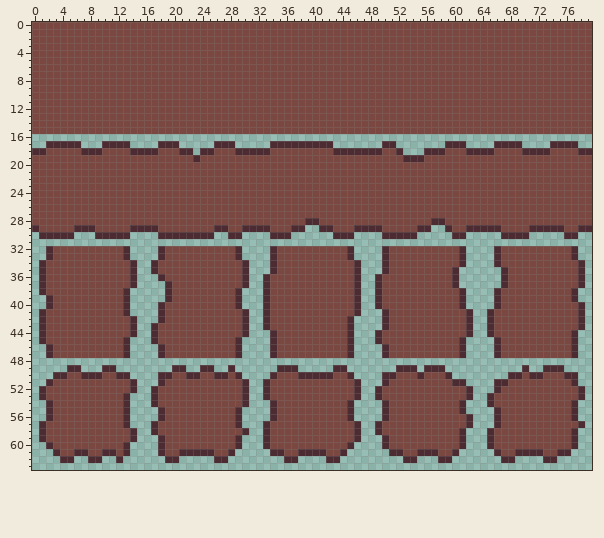
A sprite sheet gets an edit: res/textures/Map/Dirt.png. Above, as it was before the edit.
The file is 80x64 pixels.
And afterwards:
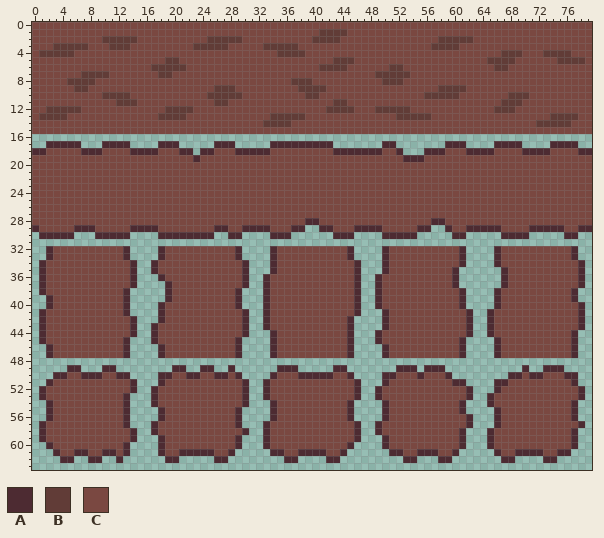
Palette (. is transparent): A #4d2b32  B #613c37  C #7a4841
What changed:
@@ x 0..79 @@
  0 CCCCCCCCCCCCCCCCCCCCCCCCCCCCCCCCCCCCCCCCCCCCCCCCCCCCCCCCCCCCCCCCCCCCCCCCCCCCCCCC
- 1 CCCCCCCCCCCCCCCCCCCCCCCCCCCCCCCCCCCCCCCCCCCCCCCCCCCCCCCCCCCCCCCCCCCCCCCCCCCCCCCC
- 2 CCCCCCCCCCCCCCCCCCCCCCCCCCCCCCCCCCCCCCCCCCCCCCCCCCCCCCCCCCCCCCCCCCCCCCCCCCCCCCCC
- 3 CCCCCCCCCCCCCCCCCCCCCCCCCCCCCCCCCCCCCCCCCCCCCCCCCCCCCCCCCCCCCCCCCCCCCCCCCCCCCCCC
- 4 CCCCCCCCCCCCCCCCCCCCCCCCCCCCCCCCCCCCCCCCCCCCCCCCCCCCCCCCCCCCCCCCCCCCCCCCCCCCCCCC
- 5 CCCCCCCCCCCCCCCCCCCCCCCCCCCCCCCCCCCCCCCCCCCCCCCCCCCCCCCCCCCCCCCCCCCCCCCCCCCCCCCC
- 6 CCCCCCCCCCCCCCCCCCCCCCCCCCCCCCCCCCCCCCCCCCCCCCCCCCCCCCCCCCCCCCCCCCCCCCCCCCCCCCCC
- 7 CCCCCCCCCCCCCCCCCCCCCCCCCCCCCCCCCCCCCCCCCCCCCCCCCCCCCCCCCCCCCCCCCCCCCCCCCCCCCCCC
- 8 CCCCCCCCCCCCCCCCCCCCCCCCCCCCCCCCCCCCCCCCCCCCCCCCCCCCCCCCCCCCCCCCCCCCCCCCCCCCCCCC
- 9 CCCCCCCCCCCCCCCCCCCCCCCCCCCCCCCCCCCCCCCCCCCCCCCCCCCCCCCCCCCCCCCCCCCCCCCCCCCCCCCC
-10 CCCCCCCCCCCCCCCCCCCCCCCCCCCCCCCCCCCCCCCCCCCCCCCCCCCCCCCCCCCCCCCCCCCCCCCCCCCCCCCC
-11 CCCCCCCCCCCCCCCCCCCCCCCCCCCCCCCCCCCCCCCCCCCCCCCCCCCCCCCCCCCCCCCCCCCCCCCCCCCCCCCC
-12 CCCCCCCCCCCCCCCCCCCCCCCCCCCCCCCCCCCCCCCCCCCCCCCCCCCCCCCCCCCCCCCCCCCCCCCCCCCCCCCC
-13 CCCCCCCCCCCCCCCCCCCCCCCCCCCCCCCCCCCCCCCCCCCCCCCCCCCCCCCCCCCCCCCCCCCCCCCCCCCCCCCC
-14 CCCCCCCCCCCCCCCCCCCCCCCCCCCCCCCCCCCCCCCCCCCCCCCCCCCCCCCCCCCCCCCCCCCCCCCCCCCCCCCC
+ 1 CCCCCCCCCCCCCCCCCCCCCCCCCCCCCCCCCCCCCCCCCBBBBCCCCCCCCCCCCCCCCCCCCCCCCCCCCCCCCCCC
+ 2 CCCCCCCCCCBBBBBCCCCCCCCCCBBBBBCCCCCCCCCCBBBBCCCCCCCCCCCCCCBBBBBCCCCCCCCCCCCCCCCC
+ 3 CCCBBBBBCCCBBBCCCCCCCCCBBBBBCCCCCBBBBBCCCCCCCCCCCCCCCCCCCBBBBCCCCCCCCCCCCCCCCCCC
+ 4 CBBBBBCCCCCCCCCCCCCCCCCCCCCCCCCCCCCBBBBCCCCCCCCCCCCCCCCCCCCCCCCCCCCBBBCCCBBBBCCC
+ 5 CCCCCCCCCCCCCCCCCCCBBCCCCCCCCCCCCCCCCCCCCCCBBBCCCCCCCCCCCCCCCCCCCBBBBCCCCCCBBBBC
+ 6 CCCCCCCCCCCCCCCCCBBBBBCCCCCCCCCCCCCCCCCCCBBBBCCCCCCBBCCCCCCCCCCCCCBBCCCCCCCCCCCC
+ 7 CCCCCCCBBBBCCCCCCCBBCCCCCCCCCCCCCCCCCCCCCCCCCCCCCBBBBBCCCCCCCCCCCCCCCCCCCCCCCCCC
+ 8 CCCCCBBBBCCCCCCCCCCCCCCCCCCCCCCCCCCCCBBBCCCCCCCCCCBBBCCCCCCCCCCCCCCCCCCCCCCCCCCC
+ 9 CCCCCCBBCCCCCCCCCCCCCCCCCCBBBCCCCCCCCCBBBBCCCCCCCCCCCCCCCCBBBBCCCCCCCCCCCCCCCCCC
+10 CCCCCCCCCCBBBBCCCCCCCCCCCBBBBBCCCCCCCCCBBCCCCCCCCCCCCCCCBBBBBCCCCCCCBBBCCCCCCCCC
+11 CCCCCCCCCCCCBBBCCCCCCCCCCCBBCCCCCCCCCCCCCCCBBCCCCCCCCCCCCCCCCCCCCCCBBBCCCCCCCCCC
+12 CCBBBBBCCCCCCCCCCCCBBBBCCCCCCCCCCCCCCCCCCCBBBBCCCBBBBBCCCCCCCCCCCCBBBCCCCCCCCCCC
+13 CBBBBCCCCCCCCCCCCCBBBBCCCCCCCCCCCCBBBBBCCCCCCCCCCCCCBBBBBCCCCCCCCCCCCCCCCCBBBBCC
+14 CCCCCCCCCCCCCCCCCCCCCCCCCCCCCCCCCBBBBCCCCCCCCCCCCCCCCCCCCCCCCCCCCCCCCCCCBBBBBCCC
 15 CCCCCCCCCCCCCCCCCCCCCCCCCCCCCCCCCCCCCCCCCCCCCCCCCCCCCCCCCCCCCCCCCCCCCCCCCCCCCCCC
Where, in picture pixels (left, top, right, bottom), the same in both pictures:
changed: (263, 29, 585, 127)
changed: (39, 36, 242, 120)
